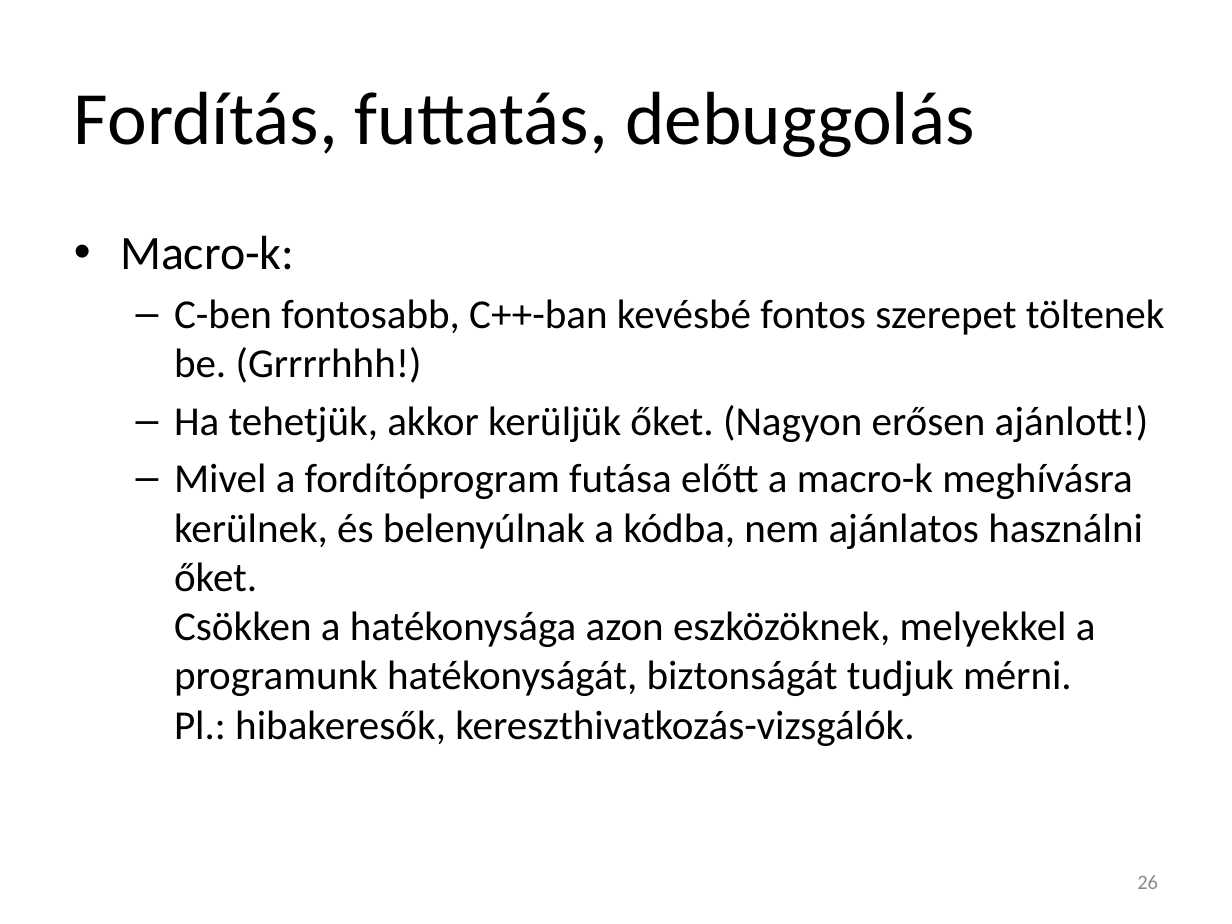
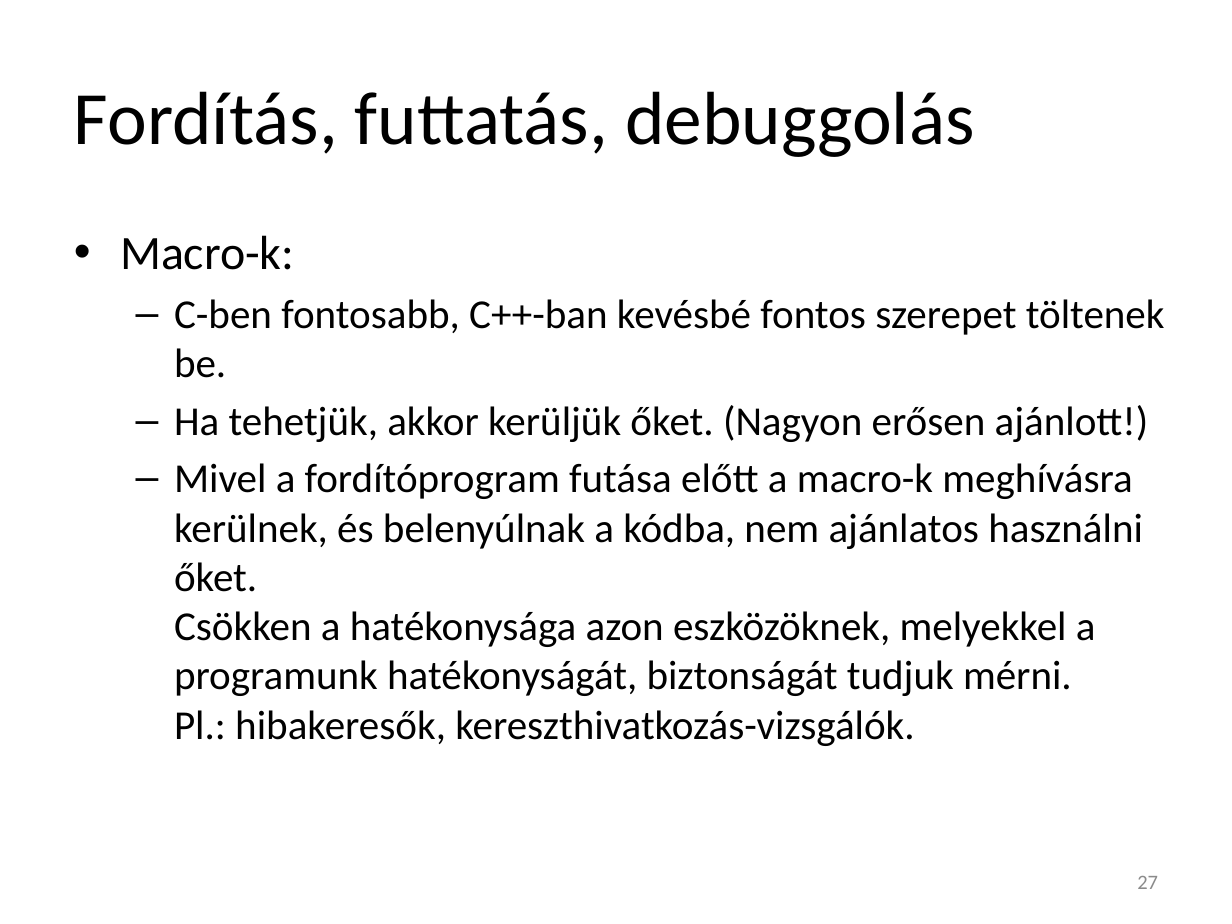
Before and after one commit to torokmark/cppgyak_jegyzet, a slide deck: slide 27 of programozasi_nyelvek_cpp_gyak01.pptx (slide 26 before the commit). Drawn at 1232x924 pixels with LibreOffice and Linux fonts; fonts in the diff are those of the drawing. Boxes give left, top, right and bottom in pixels: in the first picture for what was removed or moved away, otherwise in the second. Text is boxed around its words. In the diff, an @@ line names an element or a change of style, - is before the commit and + after.

```diff
--- a/programozasi_nyelvek_cpp_gyak01.pptx
+++ b/programozasi_nyelvek_cpp_gyak01.pptx
@@ text at (x1=174, y1=299, x2=1165, y2=378): text changed @@
-  – C-ben fontosabb, C++-ban kevésbé fontos szerepet töltenek be. (Grrrrhhh!)
+  – C-ben fontosabb, C++-ban kevésbé fontos szerepet töltenek be.
@@ page number at (x1=1137, y1=876, x2=1158, y2=889): text changed @@
-26
+27
```
Also in this commit, not shown: 13 other slides changed, 2 slides added, 1 slide removed, 1 other file.
